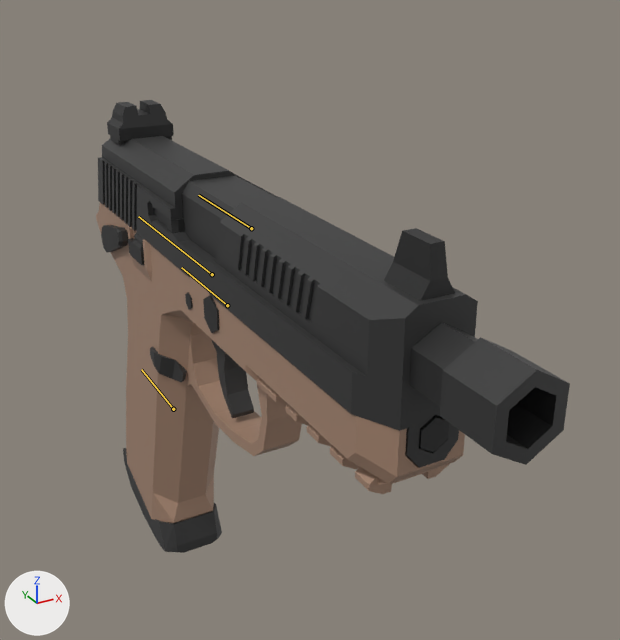
Renders of the Blender file FNX-45/Animations/Animations_FNX-45.blend from each side of a commit.
One viewpoint serves both versions: a 50 mm camera at (-9.3, -23.1, 9.3) aimed at (2.6, -1.6, -1.5). Arrows for +X, +Y and +Z are at lower left; the lights stay in place. The older version comes first. The bones that bend it are drawn over the model as lines.

In view in the first picture: 'SK_FNX45', 'SM_FNX45_Magazine'.
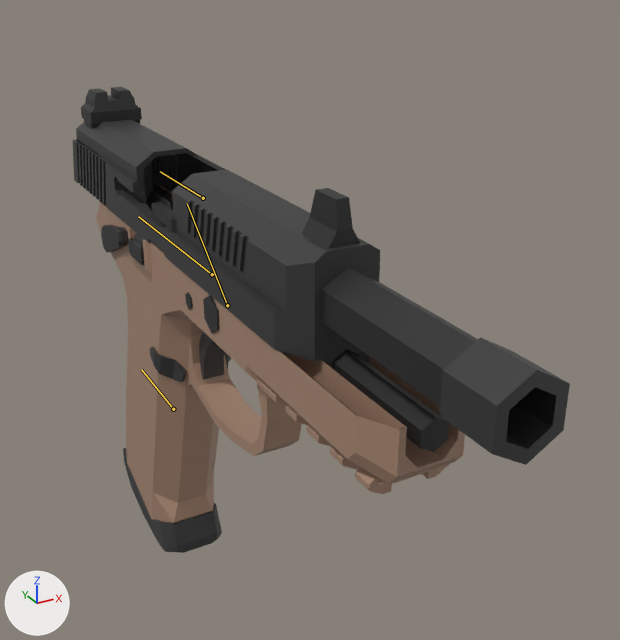
Commit message: Revised FNX-45 animations

The newer file adds an action. The first version stands in its rest pose; the second is drawn at frame 1 of the action 'A_FP_WEP_FNX-45_Fire'.

What the commit changed:
Bone 'Trigger' (bone_trigger) turns from (0, 0, 0) to (40, 0, 0) degrees about its own x, y and z.
Bone 'Slide' (bone_slide) moves from (0.0, 0.0, 0.0) to (0.0, 3.4, 0.0).

Location of each change, [x1, y1, x2, y2] in pixels of the pictures (620 x 640 px):
'SK_FNX45', posed: before [96, 100, 570, 523]; after [73, 87, 570, 523]
bone 'Trigger', root to tip: before (227, 305) to (181, 267); after (227, 305) to (187, 203)
bone 'Slide', root to tip: before (251, 228) to (198, 195); after (203, 198) to (160, 171)
